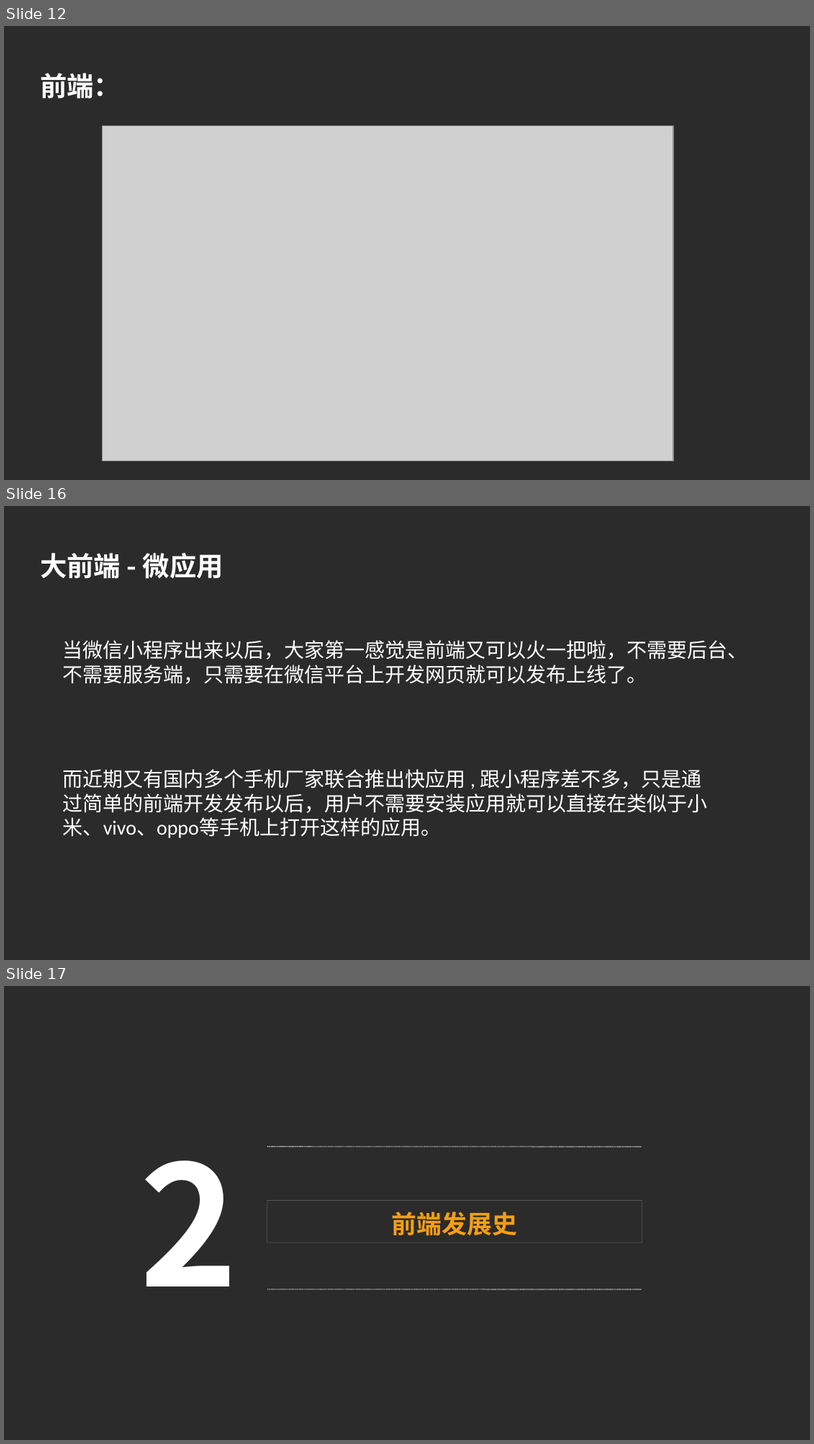
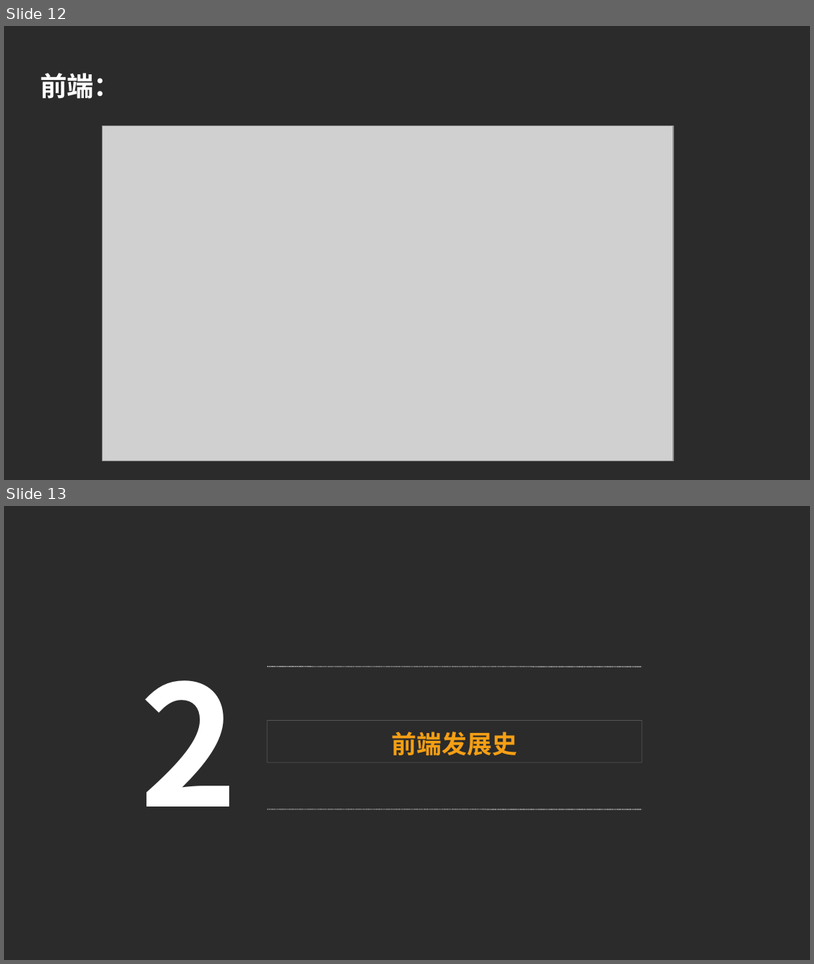
Before and after one commit to luke93h/git-blog, a slide deck: src/大前端简介.pptx. Shown one above the other, each under a label of ours: slides 12, 16 and 17 before the commit, slides 12 and 13 after it; the slides between them are not shown. The pictures are 814x1444 and 814x964 pixels, drawn with LibreOffice and Linux fonts; fonts in the diff are those of the drawing; grey boxes stand for pictures; background and template pictures are left out; a plain dark background stands for a picture behind light text. Boxes give left, top, right and bottom in pixels: in the first picture for what was removed or moved away, otherwise in the second. Text is boxed around its words. In the diff, an @@ line names an element or a change of style, - is before the commit and + after.

```diff
--- a/src/大前端简介.pptx
+++ b/src/大前端简介.pptx
@@ slide 16 removed at (4,506,810,960), background picture (left out) @@
@@ text removed at (40,553,224,579) @@
-大前端 - 微应用
@@ text removed at (63,640,748,684) @@
-当微信小程序出来以后，大家第一感觉是前端又可以火一把啦，不需要后台、不需要服务端，只需要在微信平台上开发网页就可以发布上线了。
@@ text removed at (63,769,708,838) @@
-而近期又有国内多个手机厂家联合推出快应用 , 跟小程序差不多，只是通过简单的前端开发发布以后，用户不需要安装应用就可以直接在类似于小米、vivo、oppo等手机上打开这样的应用。
@@ what was slide 17 is now slide 13 @@
```
Also in this commit, not shown: 4 slides changed, 3 other slides removed, 2 other files.
